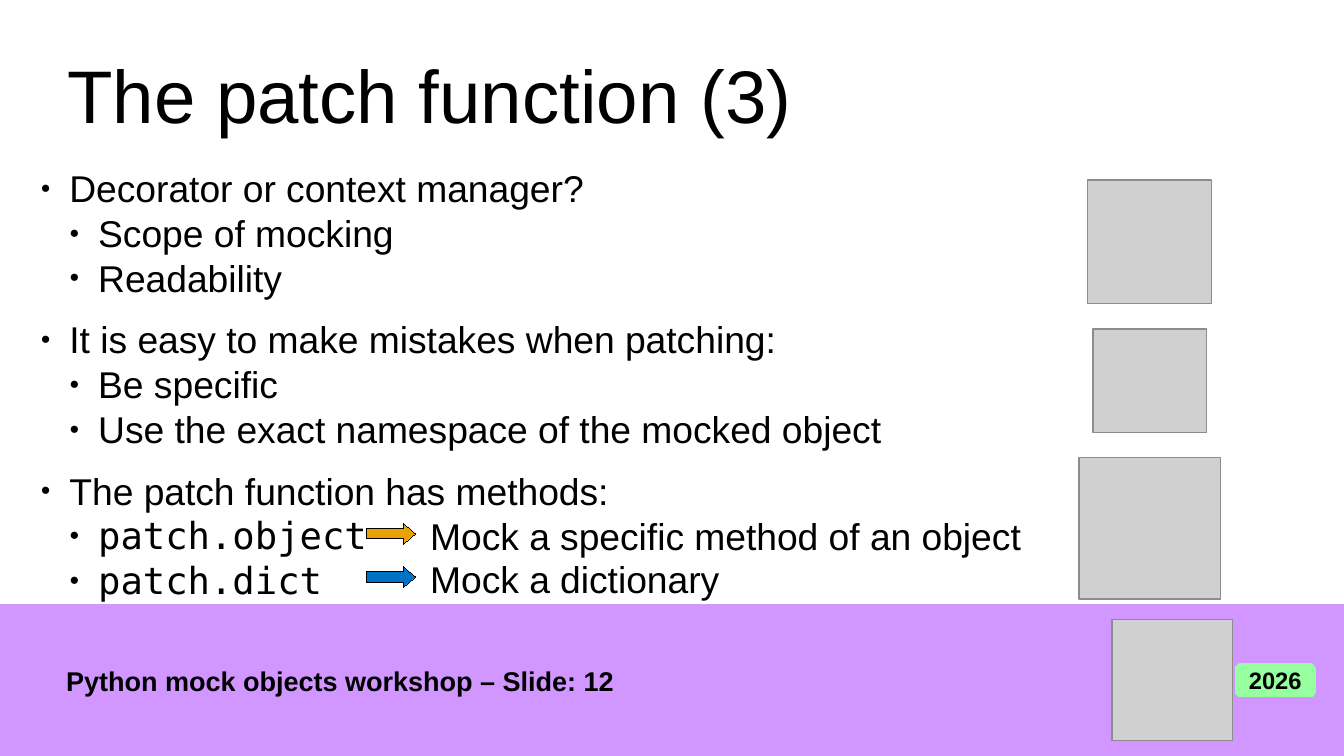
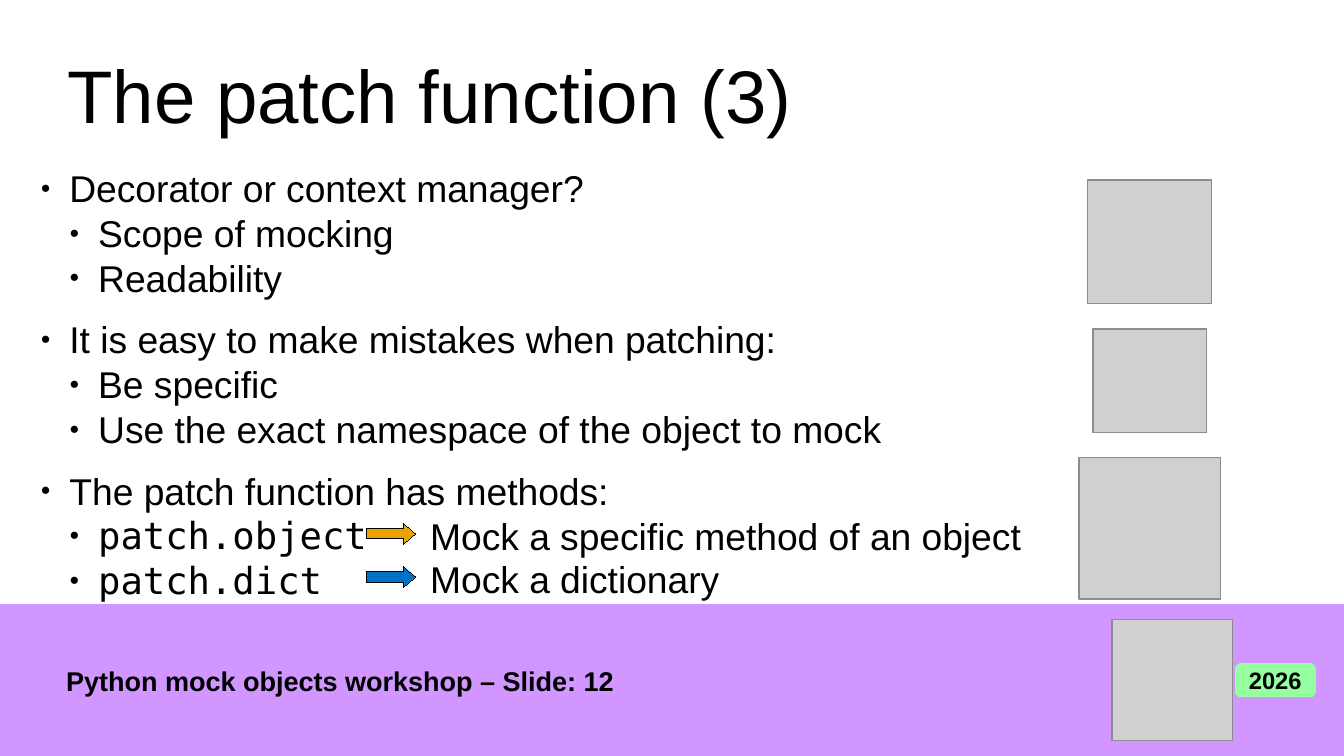
Before and after one commit to giusepperaffa/pycon-wroclaw-2026, a slide deck: slide 12 of Python_Mock_Objects_Workshop.odp. Drawn at 1344x756 pixels with LibreOffice and Linux fonts; fonts in the diff are those of the drawing; grey boxes stand for pictures. Boxes give left, top, right and bottom in pixels: in the first picture for what was removed or moved away, otherwise in the second. Text is boxed around its words. In the diff, an @@ line names an element or a change of style, - is before the commit and + after.

```diff
--- a/Python_Mock_Objects_Workshop.odp
+++ b/Python_Mock_Objects_Workshop.odp
@@ text at [98, 416, 881, 451]: text changed @@
-  ● Use the exact namespace of the mocked object
+  ● Use the exact namespace of the object to mock
```
Also in this commit, not shown: 2 slides added, 1 slide removed, 1 other file.
